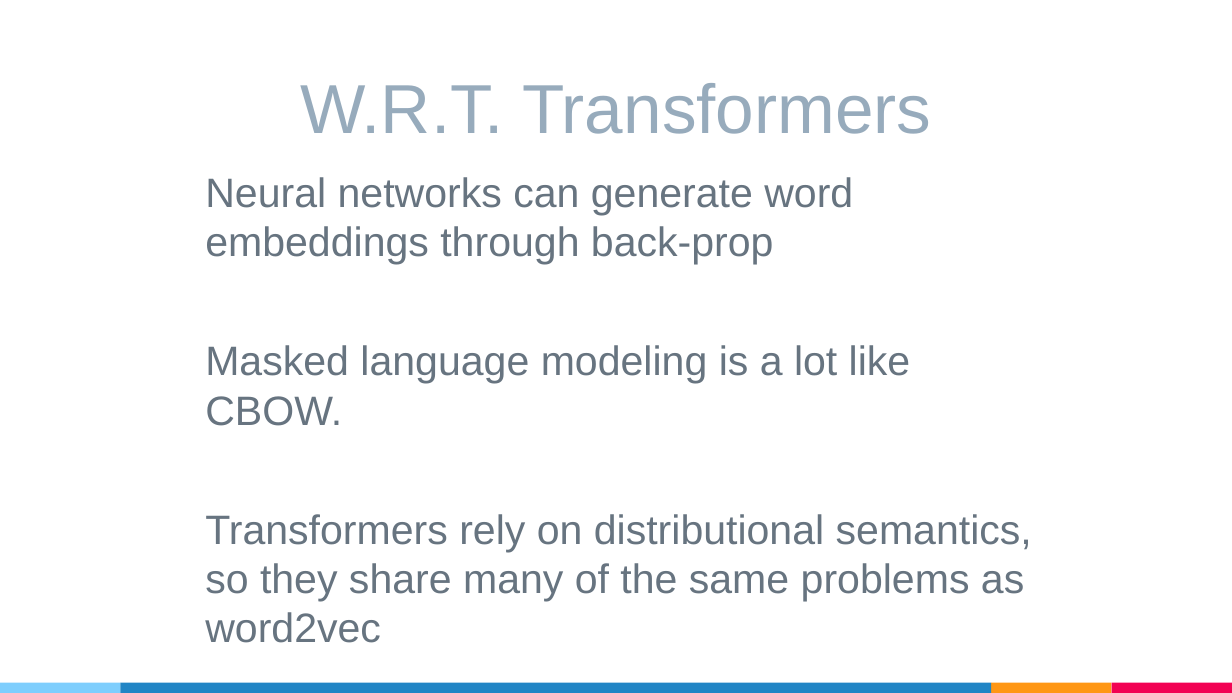
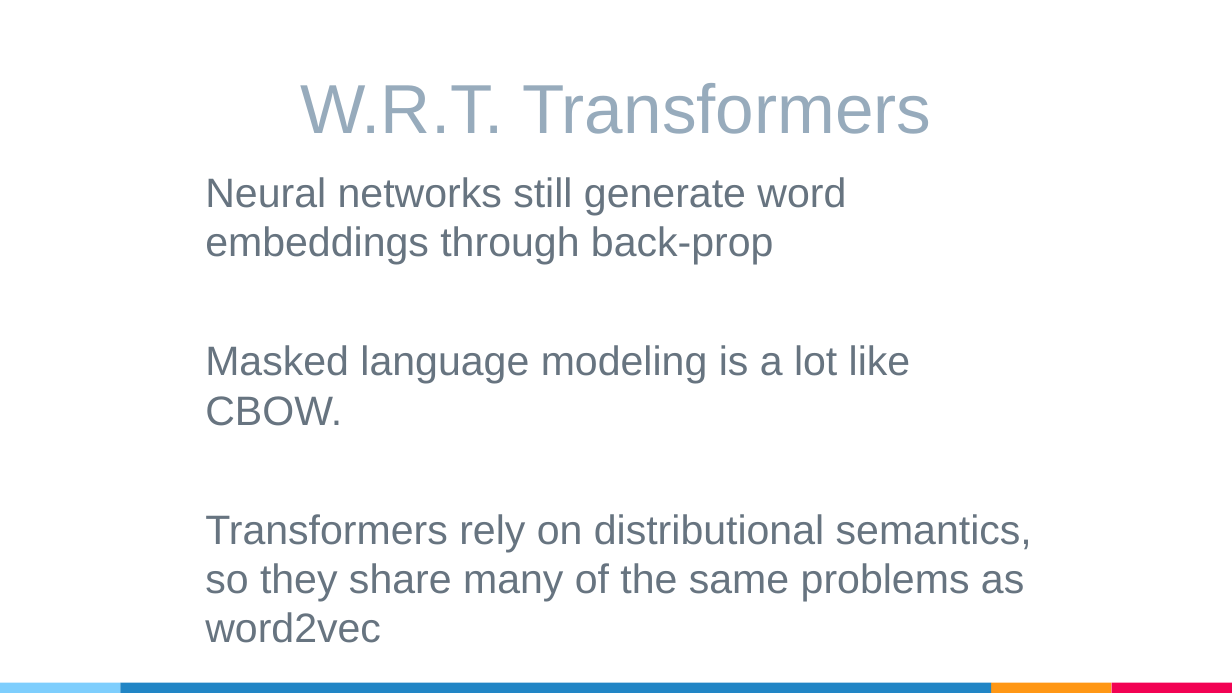
Before and after one commit to HSavich/word2vec, a slide deck: slide 20 of word2vec_presentation.pptx (slide 19 before the commit). Drawn at 1232x693 pixels with LibreOffice and Linux fonts; fonts in the diff are those of the drawing. Boxes give left, top, right and bottom in pixels: in the first picture for what was removed or moved away, otherwise in the second. Text is boxed around its words. In the diff, an @@ line names an element or a change of style, - is before the commit and + after.

```diff
--- a/word2vec_presentation.pptx
+++ b/word2vec_presentation.pptx
@@ text at (205, 177, 846, 264): text changed @@
-Neural networks can generate word embeddings through back-prop
+Neural networks still generate word embeddings through back-prop
```
Also in this commit, not shown: 3 other slides changed, 1 slide added, 1 other file.
